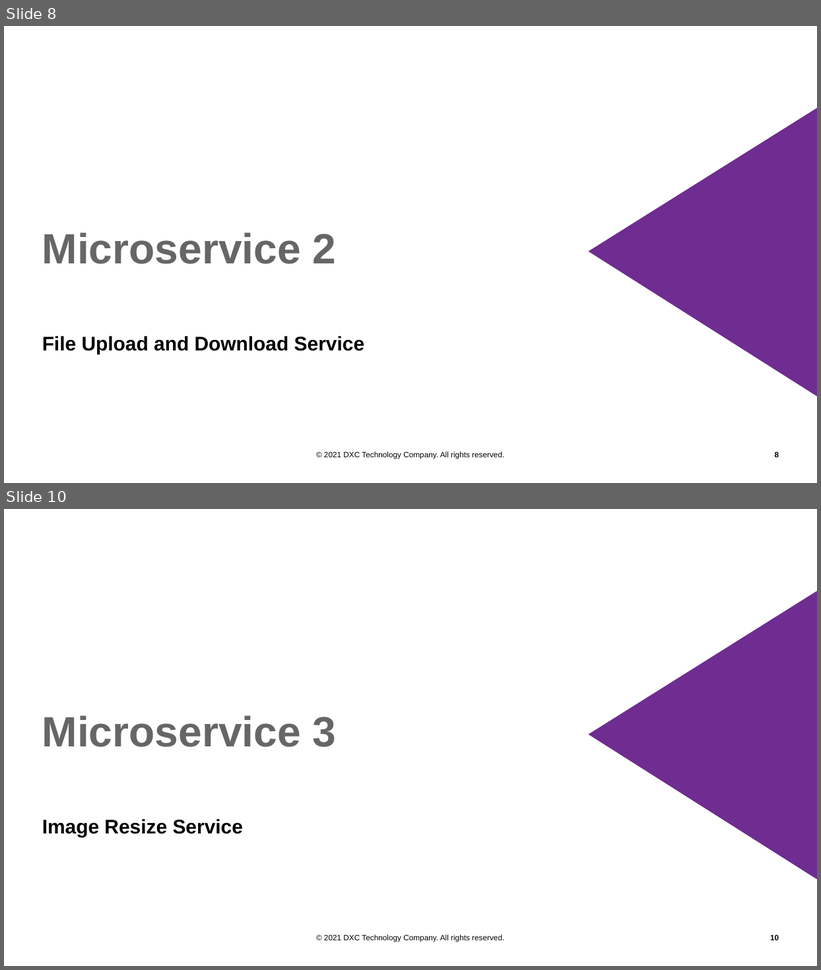
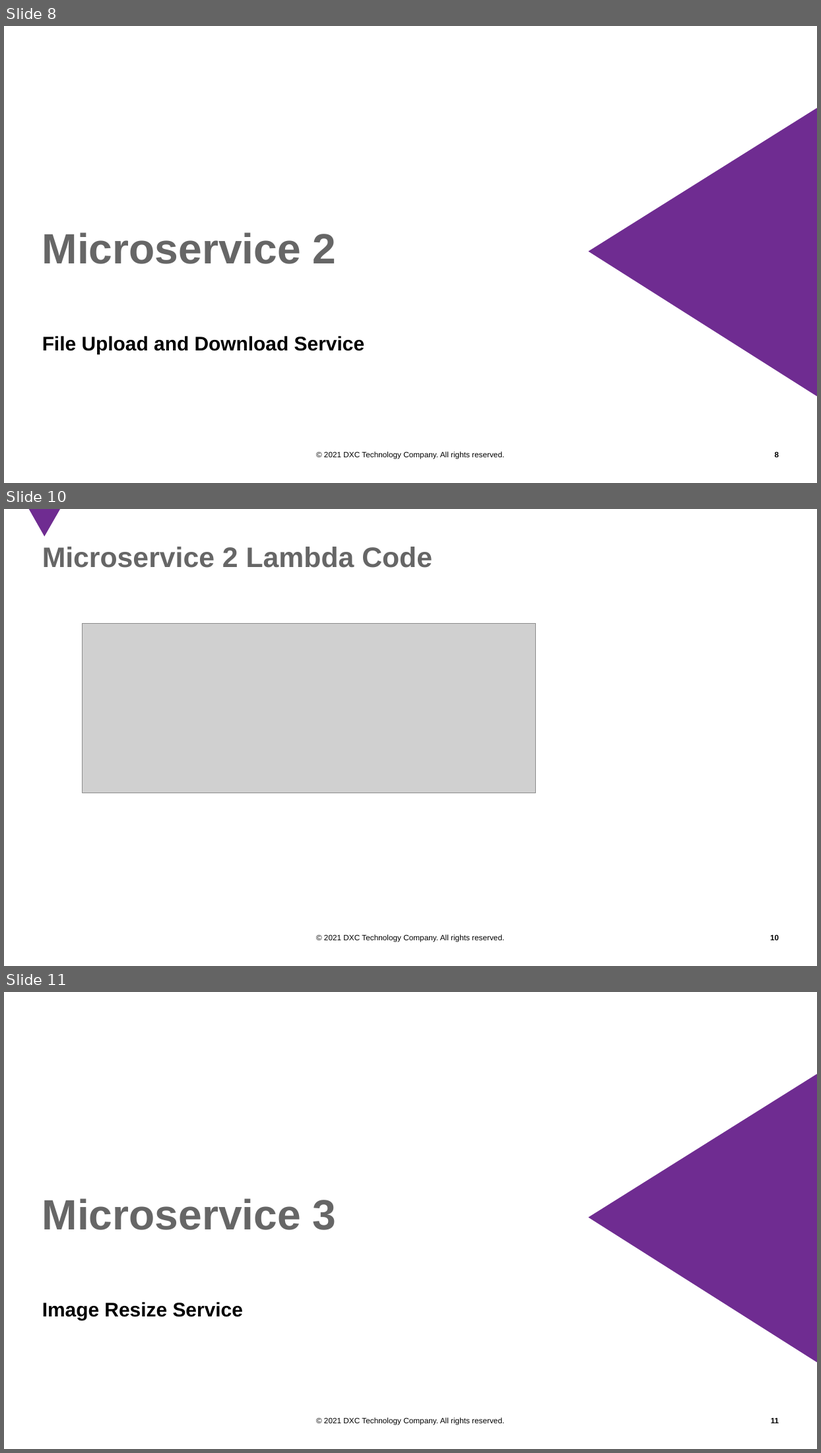
Before and after one commit to Pajmage/CETM67Assignment1, a slide deck: Microservices Architecture.pptx. Shown one above the other, each under a label of ours: slides 8 and 10 before the commit, slides 8, 10 and 11 after it; the slides between them are not shown. The pictures are 821x970 and 821x1453 pixels, drawn with LibreOffice and Linux fonts; fonts in the diff are those of the drawing; grey boxes stand for pictures; background and template pictures are left out. Boxes give left, top, right and bottom in pixels: in the first picture for what was removed or moved away, otherwise in the second. Text is boxed around its words. In the diff, an @@ line names an element or a change of style, - is before the commit and + after.

```diff
--- a/Microservices Architecture.pptx
+++ b/Microservices Architecture.pptx
@@ slide 10 added at (x1=4, y1=509, x2=817, y2=966), background #FFFFFF; not listed: 2 template elements that a slide beside it also shows @@
@@ freeform shape added at (x1=29, y1=509, x2=60, y2=537), fill #6F2C91 @@
@@ title added at (x1=42, y1=547, x2=432, y2=568), 40 pt, text #666666, bold @@
+Microservice 2 Lambda Code
@@ picture added at (x1=83, y1=623, x2=536, y2=793) @@
@@ what was slide 10 is now slide 11 @@
@@ page number at (x1=771, y1=1418, x2=779, y2=1424): text changed @@
-10
+11
```
Also in this commit, not shown: 5 slides changed, 14 other files.
